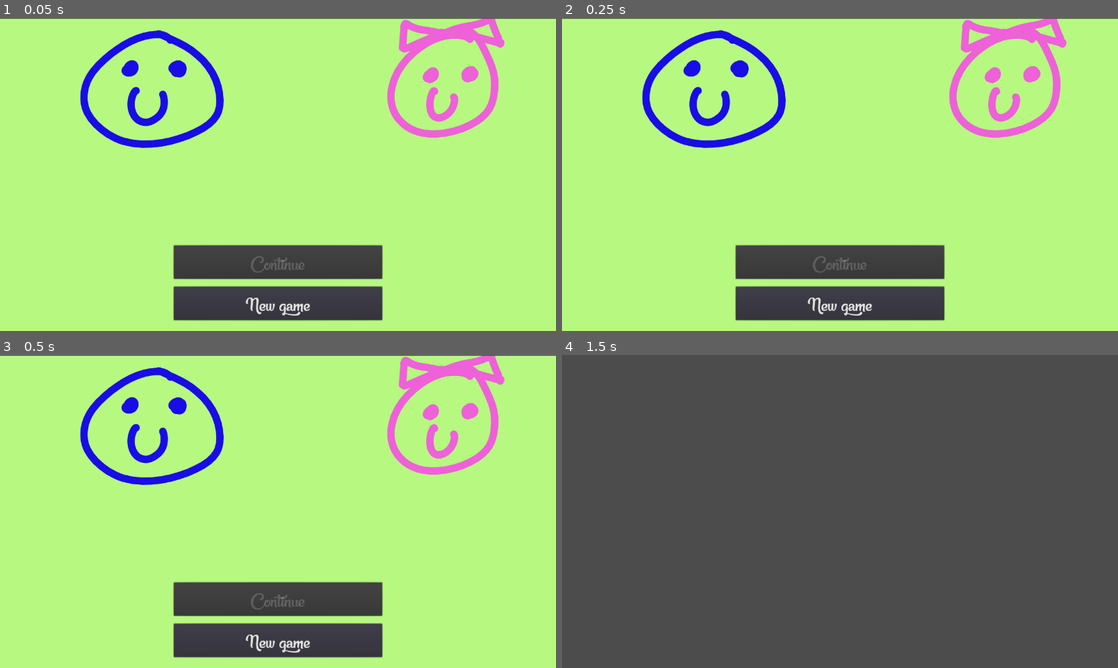
Above: before the commit, frames 1-4 (two rows, left to right).
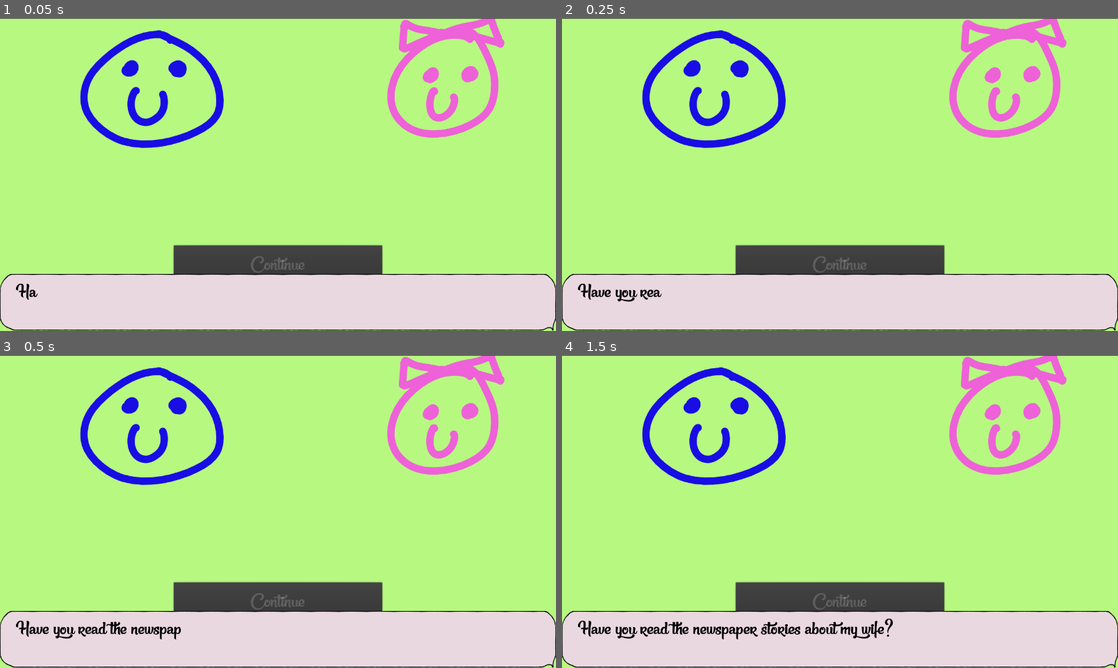
Above: after the commit, the same moments.

Repository: Jubjub/gameoff18
Game: Godot game, scene res://scenes/MainMenu.tscn
Two runs of this game, one before a commit and one after it. Both use one fixed random seed, a clock stepped at 60 frames per second and the inputs below.
Inputs (mouse positions are in pixels of both pictures, inside the frame that each line leads up to):
- Up to frame 1 (0.05 s): no input
- Up to frame 2 (0.25 s): no input
- Up to frame 3 (0.5 s): no input
- Up to frame 4 (1.5 s): click "New game" at 0.5 s; click (840, 639) at 1.25 s, where only the run after the commit has a clickable "New game"

The runs differ from the first frame. In frame 1, 18% of the frame differs, in the area x 0-100%, y 81-100%; in frame 2, 18%; in frame 3, 18%; in frame 4, 96%, in the area x 0-100%, y 0-100%.

Commit message:
Improved dialog box.

Diff:
--- a/scenes/MainMenu.tscn
+++ b/scenes/MainMenu.tscn
@@ -1,8 +1,9 @@
-[gd_scene load_steps=6 format=2]
+[gd_scene load_steps=7 format=2]
 
 [ext_resource path="res://scenes/scriptsMainMenu.gd" type="Script" id=1]
 [ext_resource path="res://graphics/title_bg.png" type="Texture" id=2]
 [ext_resource path="res://fonts/BigButtonFont.tres" type="DynamicFont" id=3]
+[ext_resource path="res://scenes/components/DialogBox.tscn" type="PackedScene" id=4]
 
 [sub_resource type="DynamicFontData" id=1]
 
@@ -130,5 +131,11 @@
 size_flags_vertical = 1
 stretch_mode = 0
 
+[node name="DialogBox" parent="." instance=ExtResource( 4 )]
+anchor_top = 1.0
+margin_top = -131.0
+margin_right = 0.0
+margin_bottom = -1.0
+
 [connection signal="pressed" from="VBoxContainer/Continue" to="." method="_on_Continue_pressed"]
 [connection signal="pressed" from="VBoxContainer/NewGame" to="." method="_on_NewGame_pressed"]
--- a/scenes/Test.tscn
+++ b/scenes/Test.tscn
@@ -1,3 +1,18 @@
-[gd_scene format=2]
+[gd_scene load_steps=2 format=2]
 
-[node name="Test" type="Node2D"]
+[ext_resource path="res://scenes/components/DialogBox.tscn" type="PackedScene" id=1]
+
+[node name="Test" type="Control"]
+anchor_left = 0.0
+anchor_top = 0.0
+anchor_right = 1.0
+anchor_bottom = 1.0
+rect_pivot_offset = Vector2( 0, 0 )
+rect_clip_content = false
+mouse_filter = 0
+mouse_default_cursor_shape = 0
+size_flags_horizontal = 1
+size_flags_vertical = 1
+
+[node name="DialogBox" parent="." instance=ExtResource( 1 )]
+anchor_top = 1.0
--- a/scenes/components/DialogBox.tscn
+++ b/scenes/components/DialogBox.tscn
@@ -1,15 +1,34 @@
-[gd_scene load_steps=3 format=2]
+[gd_scene load_steps=4 format=2]
 
 [ext_resource path="res://graphics/ninepatchbubble.png" type="Texture" id=1]
 [ext_resource path="res://fonts/BigButtonFont.tres" type="DynamicFont" id=2]
+
+[sub_resource type="Animation" id=1]
+
+resource_name = "Write"
+length = 1.0
+loop = false
+step = 0.1
+tracks/0/type = "value"
+tracks/0/path = NodePath("NinePatchRect/RichTextLabel:percent_visible")
+tracks/0/interp = 1
+tracks/0/loop_wrap = true
+tracks/0/imported = false
+tracks/0/enabled = true
+tracks/0/keys = {
+"times": PoolRealArray( 0, 1 ),
+"transitions": PoolRealArray( 1, 1 ),
+"update": 0,
+"values": [ 0.0, 1.0 ]
+}
 
 [node name="DialogBox" type="Control"]
 anchor_left = 0.0
 anchor_top = 0.0
 anchor_right = 1.0
 anchor_bottom = 1.0
-margin_top = 1.0
-margin_bottom = 1.0
+margin_right = -443.0
+margin_bottom = -586.0
 rect_pivot_offset = Vector2( 0, 0 )
 rect_clip_content = false
 mouse_filter = 0
@@ -18,14 +37,10 @@
 size_flags_vertical = 1
 
 [node name="NinePatchRect" type="NinePatchRect" parent="."]
-anchor_left = 0.5
-anchor_top = 0.5
-anchor_right = 0.5
-anchor_bottom = 0.5
-margin_left = -345.5
-margin_top = -166.0
-margin_right = 345.5
-margin_bottom = 166.0
+anchor_left = 0.0
+anchor_top = 0.0
+anchor_right = 1.0
+anchor_bottom = 1.0
 rect_pivot_offset = Vector2( 0, 0 )
 rect_clip_content = false
 mouse_filter = 2
@@ -41,15 +56,12 @@
 axis_stretch_horizontal = 1
 axis_stretch_vertical = 1
 
-[node name="RichTextLabel" type="RichTextLabel" parent="."]
-anchor_left = 0.5
-anchor_top = 0.5
-anchor_right = 0.5
-anchor_bottom = 0.5
-margin_left = -328.0
-margin_top = -138.0
-margin_right = 312.0
-margin_bottom = 143.0
+[node name="RichTextLabel" type="RichTextLabel" parent="NinePatchRect"]
+anchor_left = 0.0
+anchor_top = 0.0
+anchor_right = 1.0
+anchor_bottom = 1.0
+margin_left = 37.0
 rect_pivot_offset = Vector2( 0, 0 )
 rect_clip_content = true
 mouse_filter = 0
@@ -59,16 +71,22 @@
 custom_fonts/normal_font = ExtResource( 2 )
 custom_colors/default_color = Color( 0, 0, 0, 1 )
 bbcode_enabled = true
-bbcode_text = "I was just going to ask that very thing.
-Just because I'm his friend doesn't mean I
-can't get angry with him.
-"
+bbcode_text = "Have you read the newspaper stories about my wife?"
 visible_characters = -1
 percent_visible = 1.0
 meta_underlined = true
 tab_size = 4
-text = "One two three four five six seven eight nine ten eleven twelve thirteen fourteen fifteen sixteen seventeen eighteen nineteen twenty twenty one twenty two twenty three twenty four."
-scroll_active = true
+text = "Have you read the newspaper stories about my wife?"
+scroll_active = false
 scroll_following = false
 selection_enabled = false
 override_selected_font_color = false
+
+[node name="AnimationPlayer" type="AnimationPlayer" parent="."]
+root_node = NodePath("..")
+autoplay = "Write"
+playback_process_mode = 1
+playback_default_blend_time = 0.0
+playback_speed = 1.0
+anims/Write = SubResource( 1 )
+blend_times = [  ]
